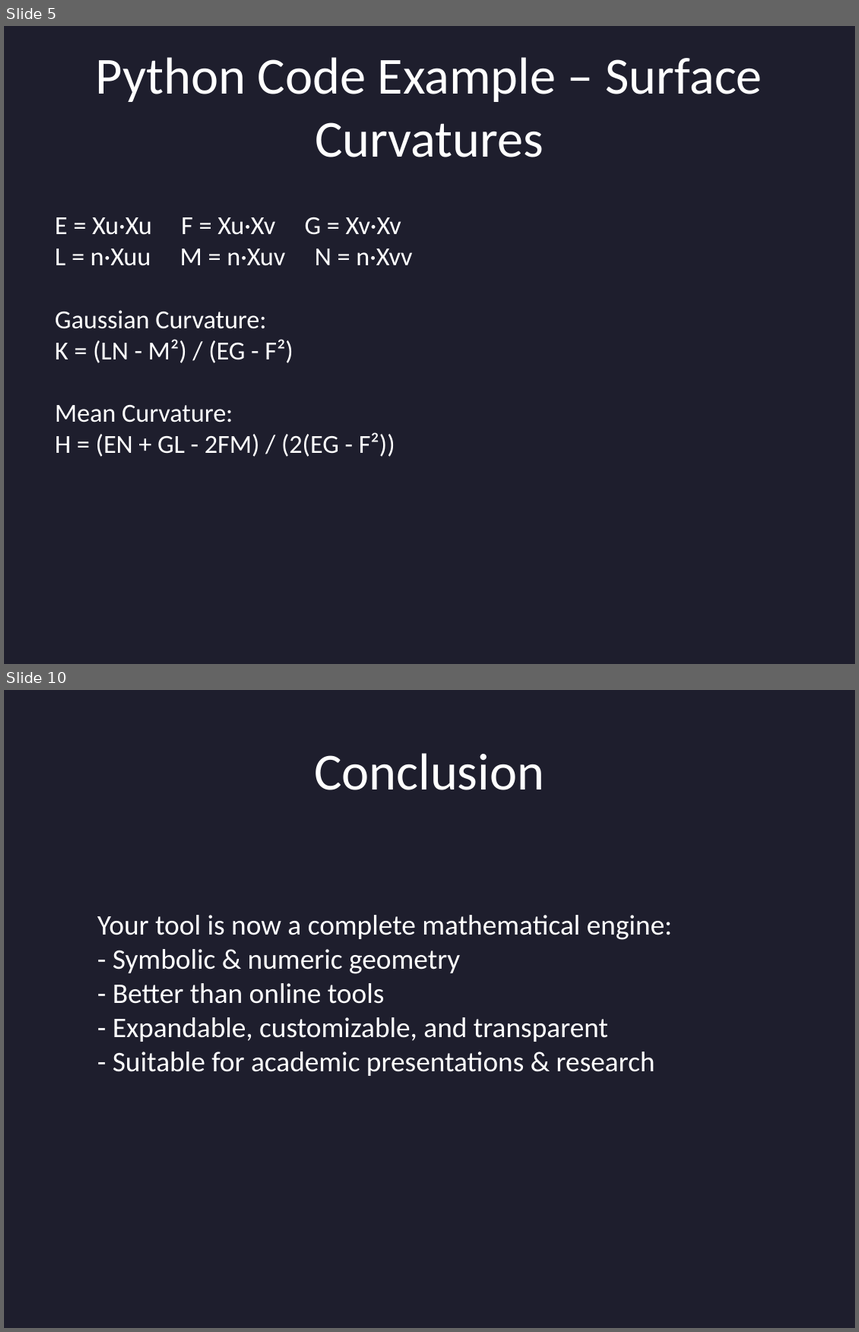
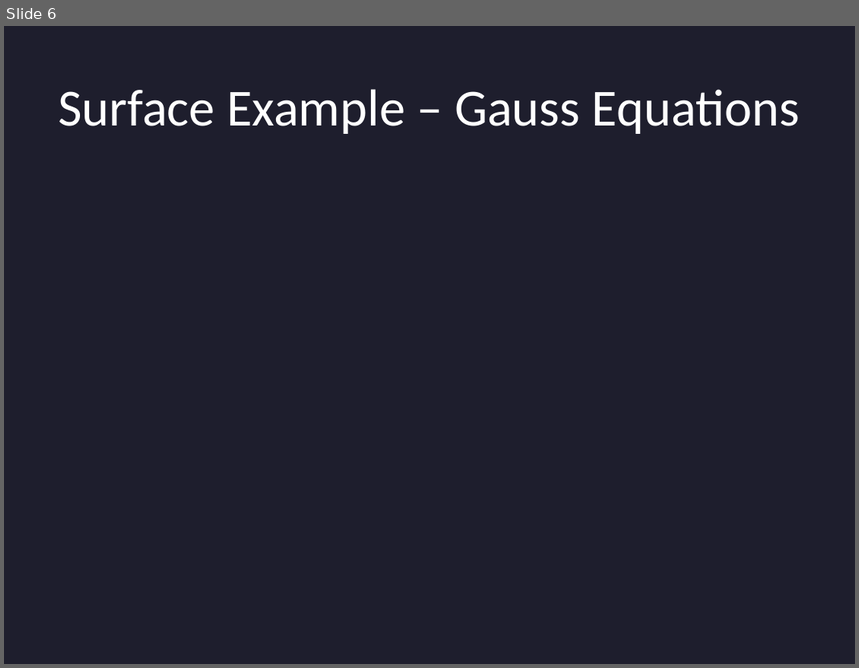
Before and after one commit to Ashwin-180803/MATH348-Project, a slide deck: Final_Curves_and_Surfaces_FullEdition.pptx. Shown one above the other, each under a label of ours: slides 5 and 10 before the commit, slide 6 after it; the slides between them are not shown. The pictures are 859x1332 and 859x668 pixels, drawn with LibreOffice and Linux fonts; fonts in the diff are those of the drawing. Boxes give left, top, right and bottom in pixels: in the first picture for what was removed or moved away, otherwise in the second. Text is boxed around its words. In the diff, an @@ line names an element or a change of style, - is before the commit and + after.

```diff
--- a/Final_Curves_and_Surfaces_FullEdition.pptx
+++ b/Final_Curves_and_Surfaces_FullEdition.pptx
@@ slide 10 removed at (4, 690, 855, 1328), background #1E1E2D @@
@@ title removed at (314, 753, 544, 790) @@
-Conclusion
@@ text removed at (97, 915, 672, 1076) @@
-Your tool is now a complete mathematical engine:
-- Symbolic & numeric geometry
-- Better than online tools
-- Expandable, customizable, and transparent
-- Suitable for academic presentations & research
@@ what was slide 5 is now slide 6 @@
@@ slide 6 changed as well @@
@@ title at (58, 89, 800, 134): text changed @@
-Python Code Example – Surface Curvatures
+Surface Example – Gauss Equations
@@ text removed at (55, 218, 412, 457) @@
-E = Xu·Xu F = Xu·Xv G = Xv·Xv
-L = n·Xuu M = n·Xuv N = n·Xvv
-Gaussian Curvature:
-K = (LN - M²) / (EG - F²)
-Mean Curvature:
-H = (EN + GL - 2FM) / (2(EG - F²))
```
Also in this commit, not shown: 5 other slides changed, 1 slide added, 11 other slides removed, 3 other files.
